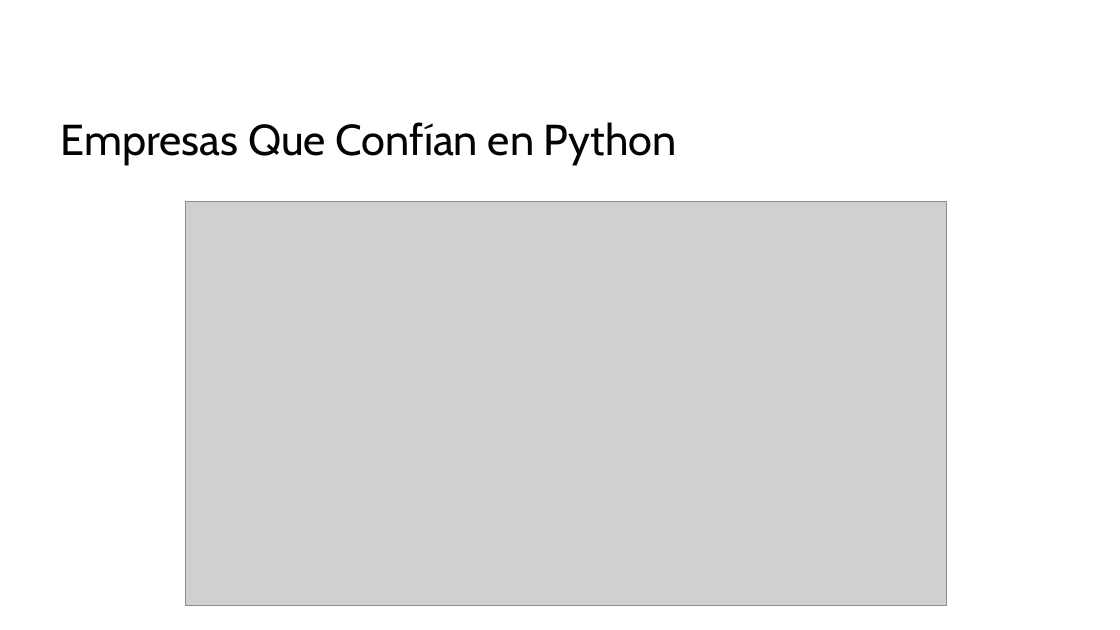
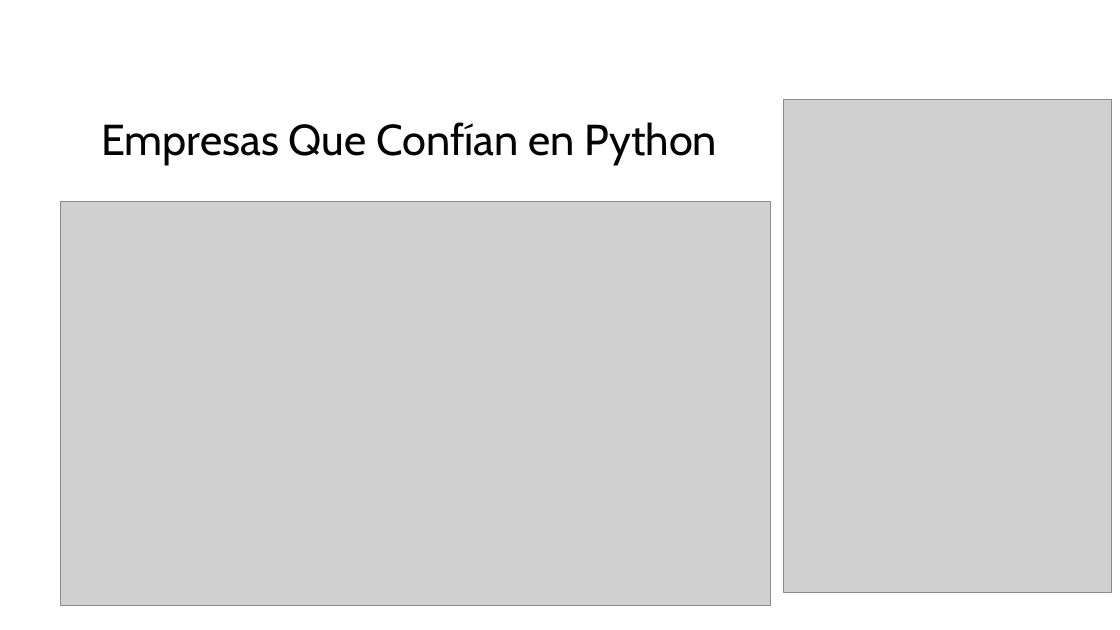
Before and after one commit to CarlosRubenBageta/Curso-Introduccion-a-Python-para-Data-Science, a slide deck: slide 5 of Clase 1/Descubre-Python-Tu-Primer-Paso-en-Programacion.pptx (slide 6 before the commit). Drawn at 1120x630 pixels with LibreOffice and Linux fonts; fonts in the diff are those of the drawing; grey boxes stand for pictures; background and template pictures are left out. Boxes give left, top, right and bottom in pixels: in the first picture for what was removed or moved away, otherwise in the second. Text is boxed around its words. In the diff, an @@ line names an element or a change of style, - is before the commit and + after.

```diff
--- a/Clase 1/Descubre-Python-Tu-Primer-Paso-en-Programacion.pptx
+++ b/Clase 1/Descubre-Python-Tu-Primer-Paso-en-Programacion.pptx
@@ text "Empresas Que Confían en Python" at [101,122,718,165]: alignment left to centre @@
@@ picture added at [783,100,1112,592] @@
@@ picture: place and size @@
-picture at [185,202,946,605]
+picture at [61,202,771,605]
```
Also in this commit, not shown: 3 other slides changed, 1 slide removed, 10 other files.
